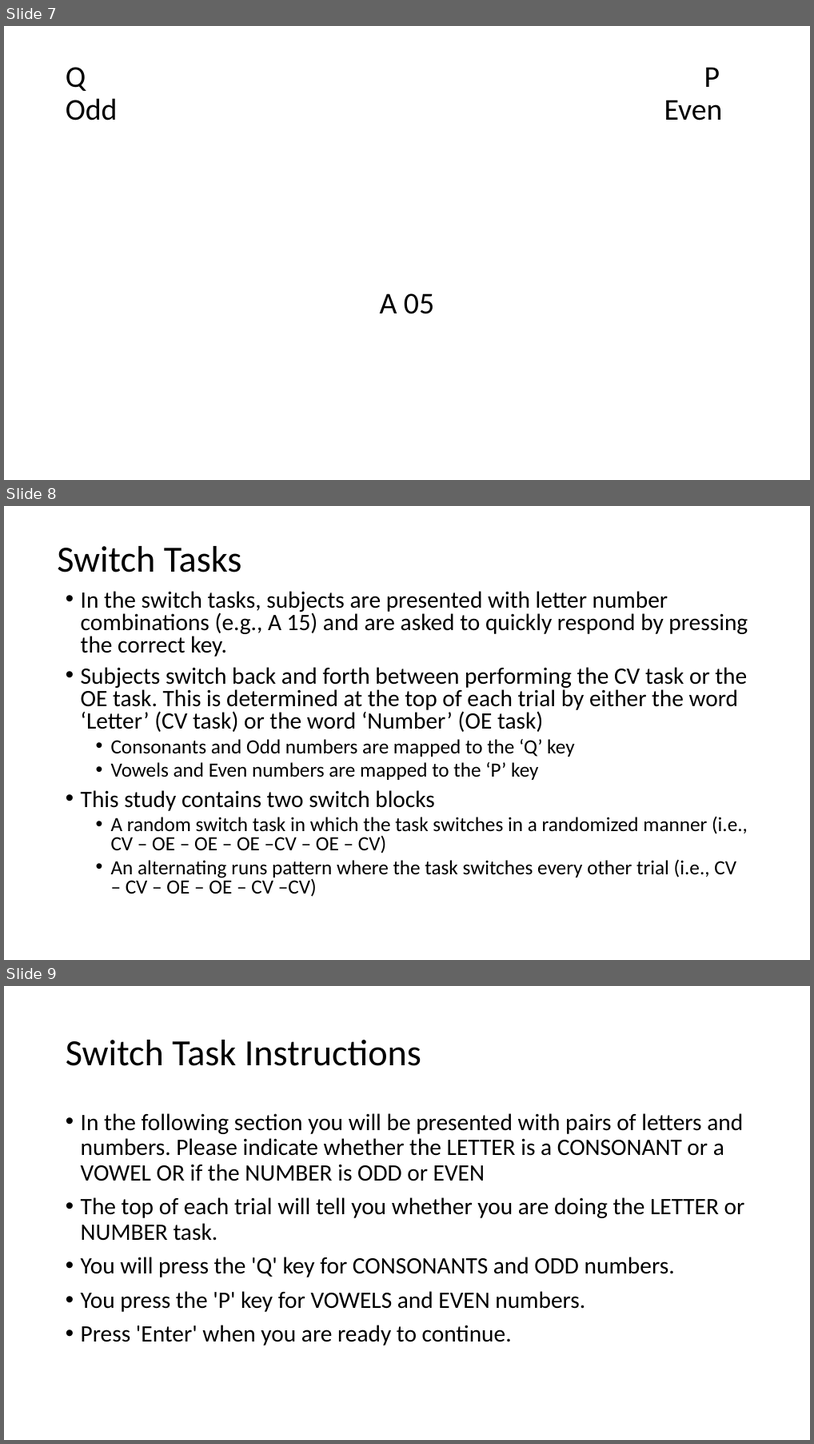
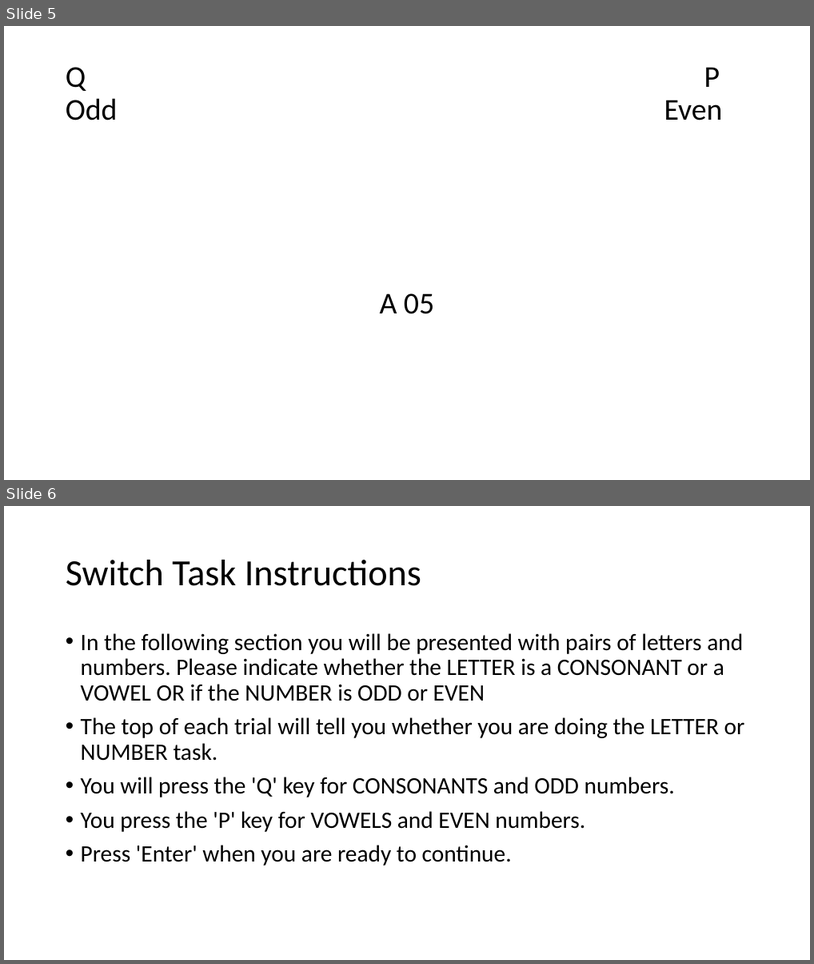
Before and after one commit to npm27/Spring-2019-Projects, a slide deck: CVOE/2 Supporting Documents/CVOE sample powerpoint.pptx. Shown one above the other, each under a label of ours: slides 7, 8 and 9 before the commit, slides 5 and 6 after it. The pictures are 814x1444 and 814x964 pixels, drawn with LibreOffice and Linux fonts; fonts in the diff are those of the drawing. Boxes give left, top, right and bottom in pixels: in the first picture for what was removed or moved away, otherwise in the second. Text is boxed around its words. In the diff, an @@ line names an element or a change of style, - is before the commit and + after.

```diff
--- a/CVOE/2 Supporting Documents/CVOE sample powerpoint.pptx
+++ b/CVOE/2 Supporting Documents/CVOE sample powerpoint.pptx
@@ slide 8 removed at [4,506,810,960], background #FFFFFF @@
@@ title removed at [57,546,242,572] @@
-Switch Tasks
@@ text removed at [81,591,748,896] @@
-• In the switch tasks, subjects are presented with letter number combinations (e.g., A 15) and are asked to quickly respond by pressing the correct key.
-• Subjects switch back and forth between performing the CV task or the OE task. This is determined at the top of each trial by either the word ‘Letter’ (CV task) or the word ‘Number’ (OE task)
-  • Consonants and Odd numbers are mapped to the ‘Q’ key
-  • Vowels and Even numbers are mapped to the ‘P’ key
-• This study contains two switch blocks
-  • A random switch task in which the task switches in a randomized manner (i.e., CV – OE – OE – OE –CV – OE – CV)
-  • An alternating runs pattern where the task switches every other trial (i.e., CV – CV – OE – OE – CV –CV)
@@ what was slide 7 is now slide 5 @@
@@ what was slide 9 is now slide 6 @@
```
Also in this commit, not shown: 1 slide changed, 2 other slides removed, 24 other files.
